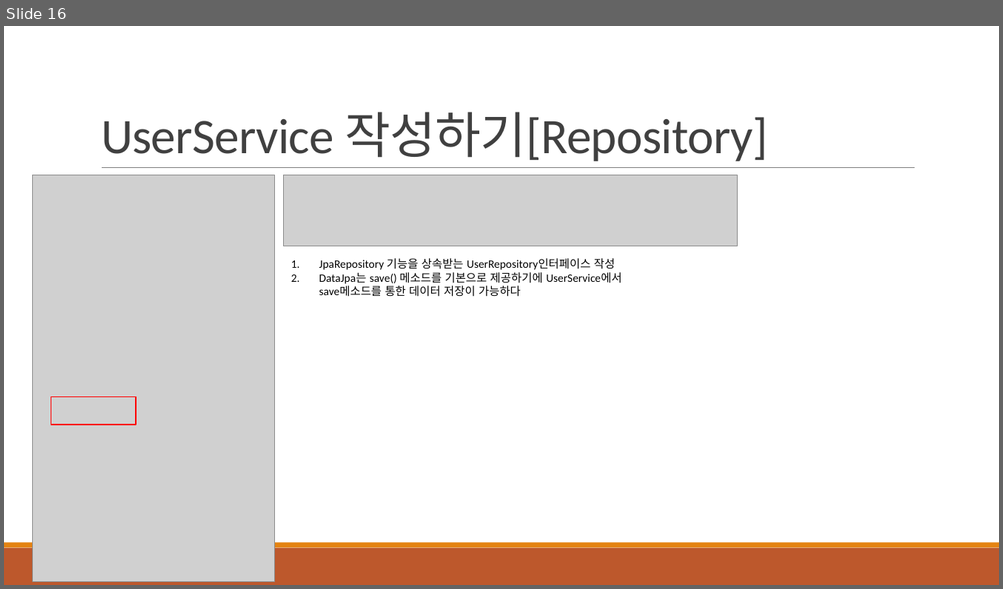
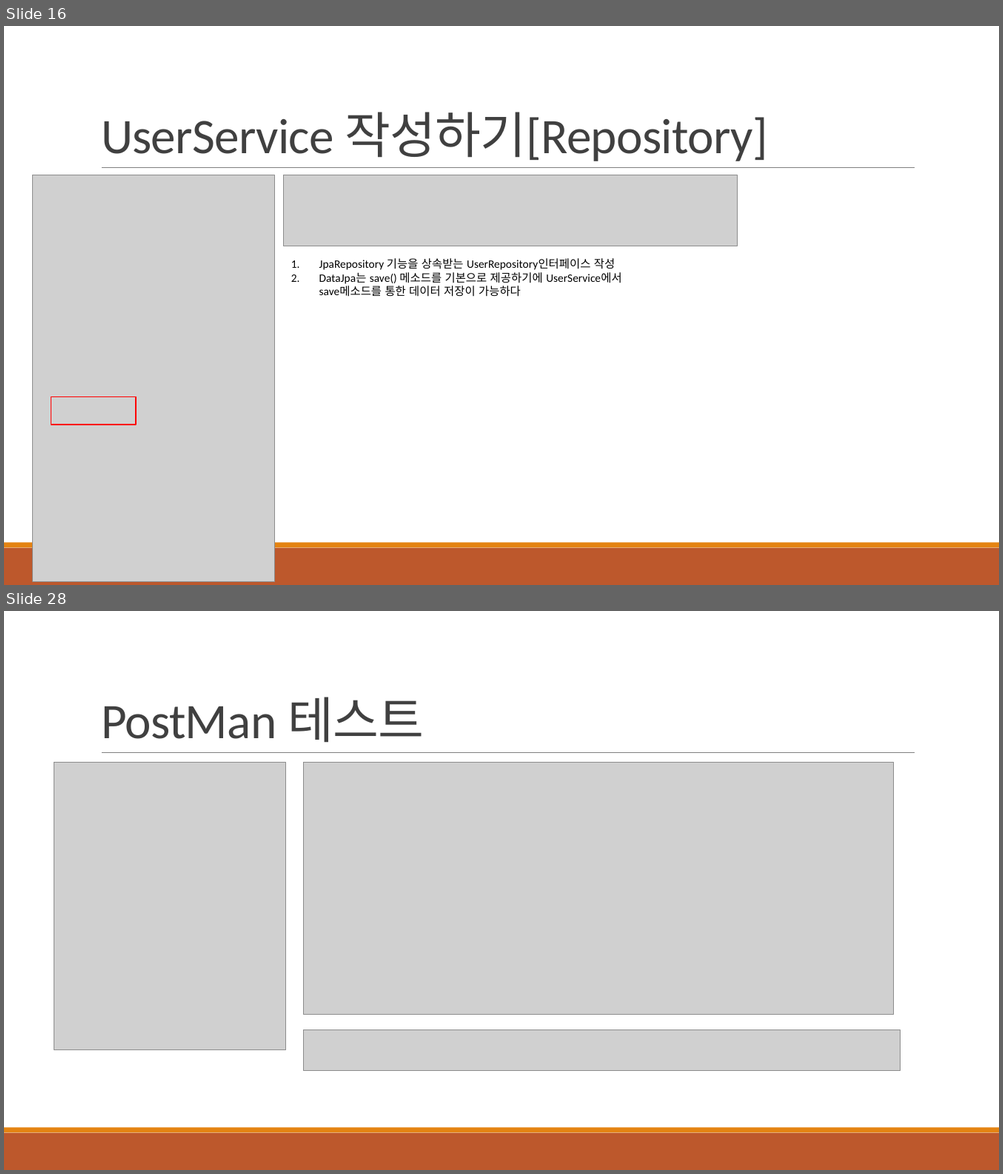
Before and after one commit to khb3025/study-msa, a slide deck: msa-ppt/2. 마이크로 서비스 구축.pptx. Shown one above the other, each under a label of ours: slide 16 before the commit, slides 16 and 28 after it; the slides between them are not shown. The pictures are 1003x589 and 1003x1174 pixels, drawn with LibreOffice and Linux fonts; fonts in the diff are those of the drawing; grey boxes stand for pictures. Boxes give left, top, right and bottom in pixels: in the first picture for what was removed or moved away, otherwise in the second. Text is boxed around its words. In the diff, an @@ line names an element or a change of style, - is before the commit and + after.

```diff
--- a/msa-ppt/2. 마이크로 서비스 구축.pptx
+++ b/msa-ppt/2. 마이크로 서비스 구축.pptx
@@ slide 28 added at box(4, 611, 999, 1170), background #FFFFFF; not listed: 3 template elements that a slide beside it also shows @@
@@ title added at box(101, 697, 424, 743), 48 pt, text #404040 @@
+PostMan 테스트
@@ picture added at box(54, 763, 285, 1051) @@
@@ picture added at box(303, 763, 893, 1015) @@
@@ picture added at box(303, 1031, 900, 1071) @@
```
Also in this commit, not shown: 3 slides changed, 11 other slides added, 18 other files.
